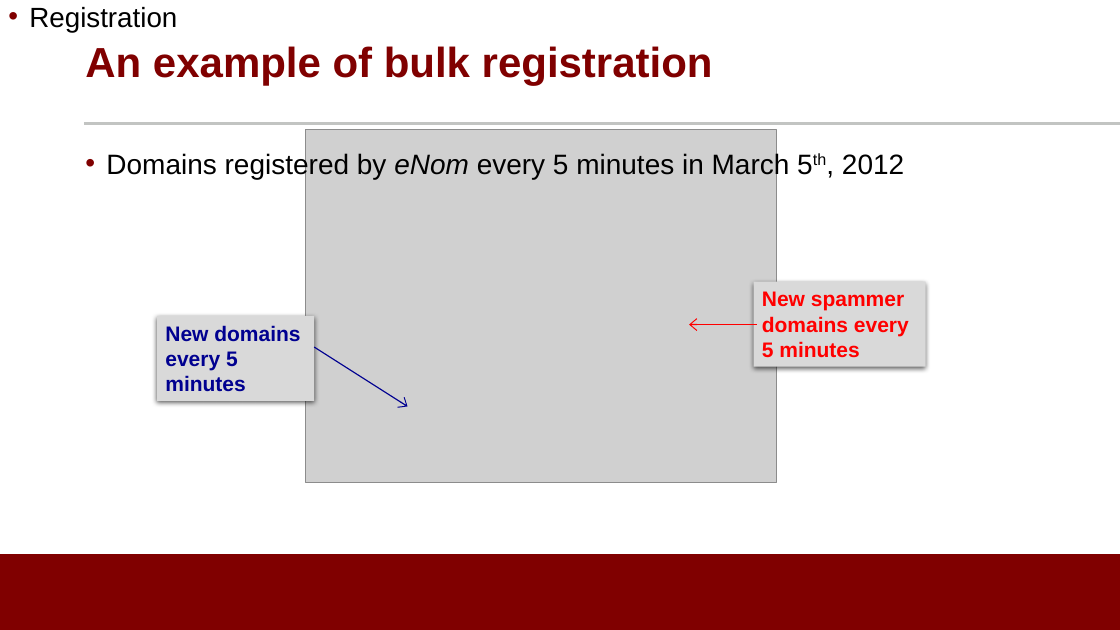
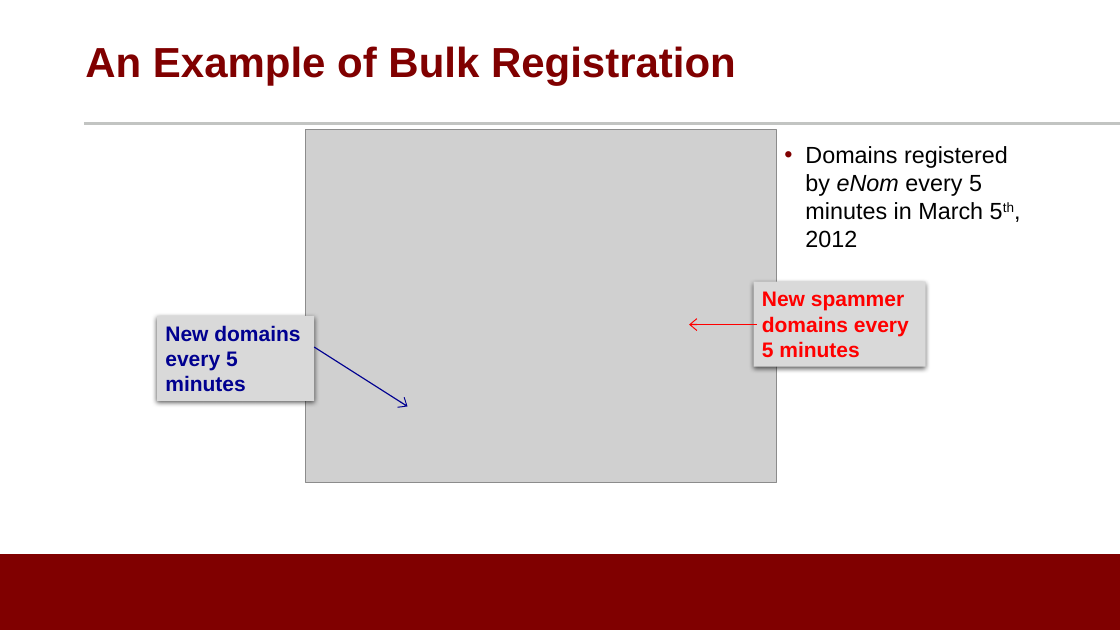
Before and after one commit to noise-lab/ML-Cybersecurity, a slide deck: slide 14 of module-3/ppt/3.2-Supervised Learning.pptx. Drawn at 1120x630 pixels with LibreOffice and Linux fonts; fonts in the diff are those of the drawing; grey boxes stand for pictures; background and template pictures are left out. Boxes give left, top, right and bottom in pixels: in the first picture for what was removed or moved away, otherwise in the second. Text is boxed around its words. In the diff, an @@ line names an element or a change of style, - is before the commit and + after.

```diff
--- a/module-3/ppt/3.2-Supervised Learning.pptx
+++ b/module-3/ppt/3.2-Supervised Learning.pptx
@@ text removed at <box>29,7,177,32</box> @@
-• Registration
@@ title at <box>85,46,736,86</box>: text changed @@
-An example of bulk registration
+An Example of Bulk Registration
@@ text "Domains registered by eNom every ...": place and size @@
-text "Domains registered by eNom every ..." at <box>106,152,904,179</box>
+text "Domains registered by eNom every ..." at <box>805,146,1008,248</box>
@@ text "Domains registered by eNom every ..." at <box>805,146,1008,248</box>: size 24 to 20 pt @@
```
Also in this commit, not shown: 15 other slides changed.
